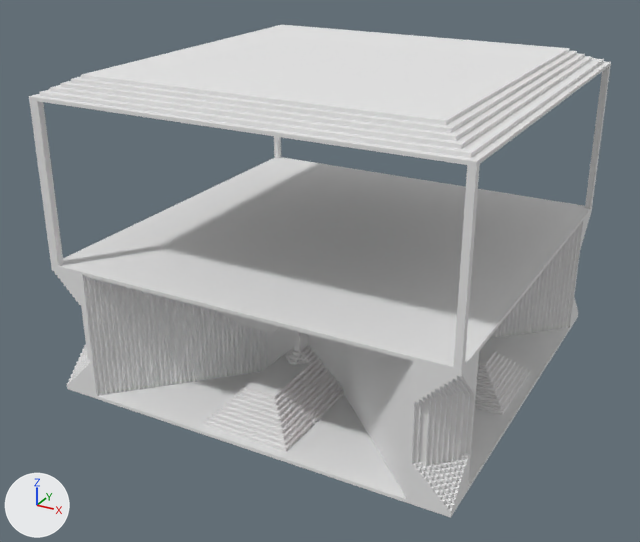
A saved change to the OBJ model Assets/Models/LunarBorder/MiddleTile.obj.
Before and after are seen from a 50 mm camera at (119.8, -233.2, 143.8) aimed at (-3.1, -9.7, 32.0). The axes (+X, +Y, +Z) are drawn at lower left. The lights are the same throughout. Where no turn or scale is listed for an object, it has been applied to the vertices. Vertices at the same position are counted once.

The first picture shows 'MiddleTile'.
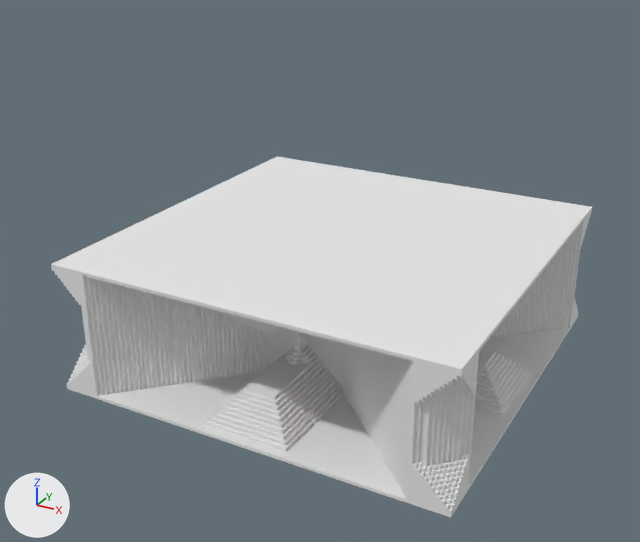
Boxes (x1, y1, x2, y2) around the edits, measured in the pictures (640 x 542 px):
'MiddleTile', reshaped (7% narrower, 27% shorter)
    before: (29, 25, 611, 517)
    after: (51, 157, 592, 517)
part 1 of me_middletile, cut back
    before: (29, 25, 611, 373)
    after: (51, 157, 592, 373)

What changed in the scene script:
```text
Change me_middletile:
    used by ob_middletile; location = (0.0, 0.0, 0.0)
    remove me_middletile.from_pydata(...)  # 4688 vertices, 9382 faces; spans x -63.0..63.0, y -63.0..63.0, z 0.0..96.0
    add me_middletile.from_pydata(...)  # 4612 vertices, 9218 faces; spans x -63.0..63.0, y -63.0..63.0, z 0.0..42.0
    me_middletile part 1
    76 vertices are removed from x -63.0..63.0, y -63.0..63.0, z 42.0..96.0
    197 faces are deleted
    33 new faces join them
```
